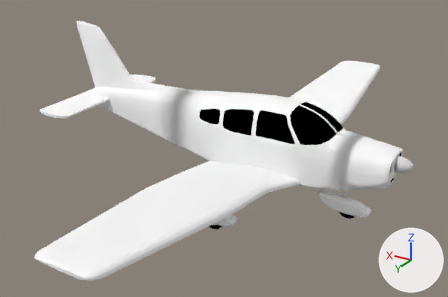
The Blender file Blender/pa28-236.blend as it was, and as the next commit left it.
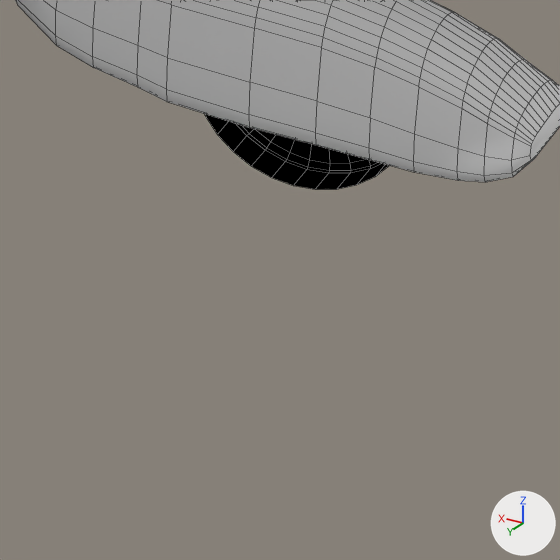
There are two pictures of each version: one whole from a 50 mm lens placed at (-2.01, 8.75, 3.92), pointed at (3.15, 0.16, -0.37), one close up on the part from 71% to 83% of the width and 68% to 85% of the height. Every picture has the same lights, and +X, +Y and +Z are marked at lower right. The close-ups show mesh edges as thin lines.

Script lines for the objects in view, before the commit:
```python
me_cylinder_000 = bpy.data.meshes.new('Cylinder.000')
me_cylinder_000.from_pydata(...)  # 192 vertices, 161 faces; spans x -4.53..7.53, y -0.2..2.18, z 24.95..37.01
me_cylinder_000.polygons.foreach_set('use_smooth', [True] * 161)
# faces by material slot: [160, 1]
me_cylinder_000.materials.append(mat_rubber)  # black #000000
me_cylinder_000.materials.append(mat_interior)  # white #ffffff
me_cylinder_005 = bpy.data.meshes.new('Cylinder.005')
me_cylinder_005.from_pydata(...)  # 512 vertices, 452 faces; spans x -16.1..14.5, y -3.0..3.1, z 12.0..33.2
me_cylinder_005.polygons.foreach_set('use_smooth', [True] * 452)
# faces by material slot: [34, 418]
me_cylinder_005.materials.append(mat_chrome)  # light grey #dddddd
me_cylinder_005.materials.append(mat_base)  # white #ffffff
ob_nose_wheel = bpy.data.objects.new('nose-wheel', me_cylinder_005)
ob_nose_wheel.location = (0.937, -0.04, -0.131)
ob_nose_wheel.scale = (-0.029, -0.029, -0.029)
ob_nose_wheel_001 = bpy.data.objects.new('nose-wheel.001', me_cylinder_000)
ob_nose_wheel_001.location = (0.937, -0.04, -0.131)
ob_nose_wheel_001.scale = (-0.029, -0.029, -0.029)
```
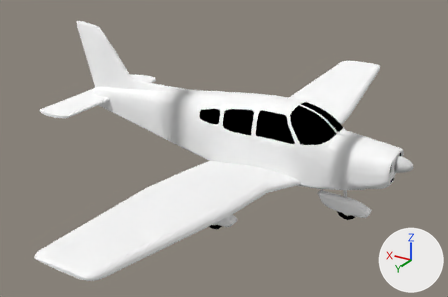
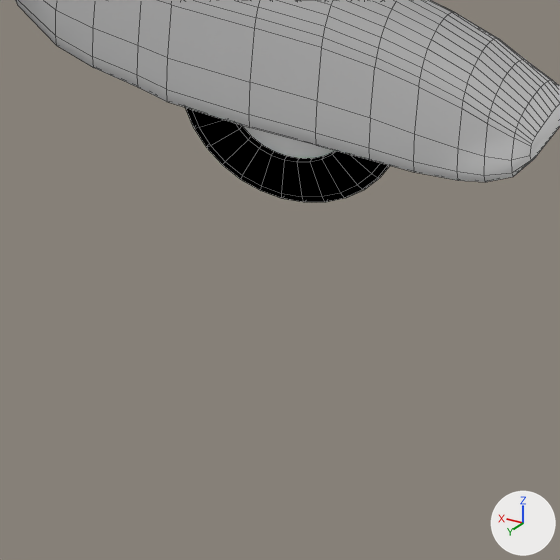
The change, as a diff of the scene's bpy script:
```diff
--- a/Blender/pa28-236.blend.py
+++ b/Blender/pa28-236.blend.py
@@ ob_nose_wheel_001 @@
 ob_nose_wheel_001.scale = (-0.029, -0.029, -0.029)
+_m = ob_nose_wheel_001.modifiers.new('Mirror', 'MIRROR')
+_m.use_axis = (False, True, False)
```

Boxes [x1, y1, x2, y2] around the edits, measured in the close-ups (560 x 560 px):
'nose-wheel.001', modifiers changed
    before: [205, 114, 390, 189]
    after: [186, 108, 390, 202]
